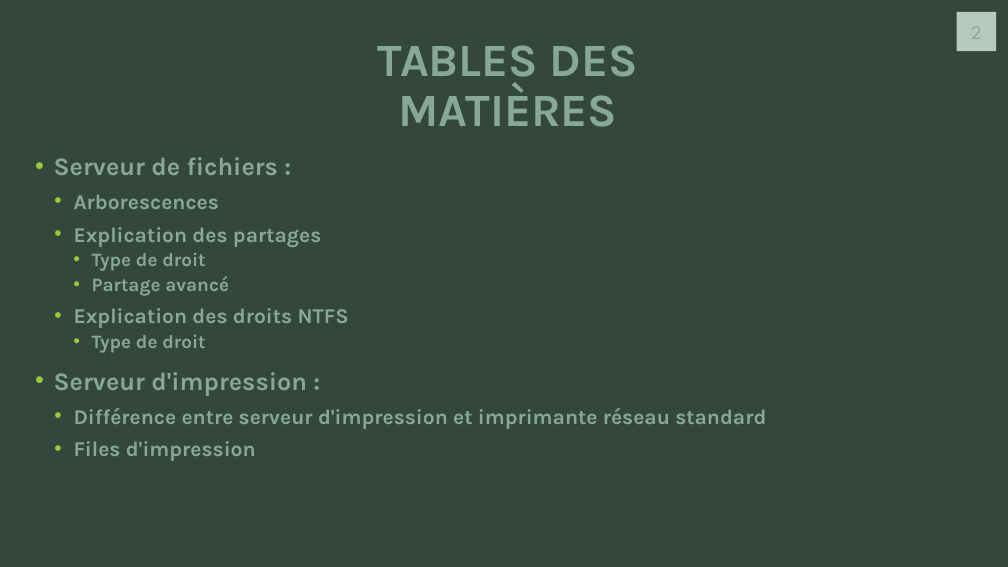
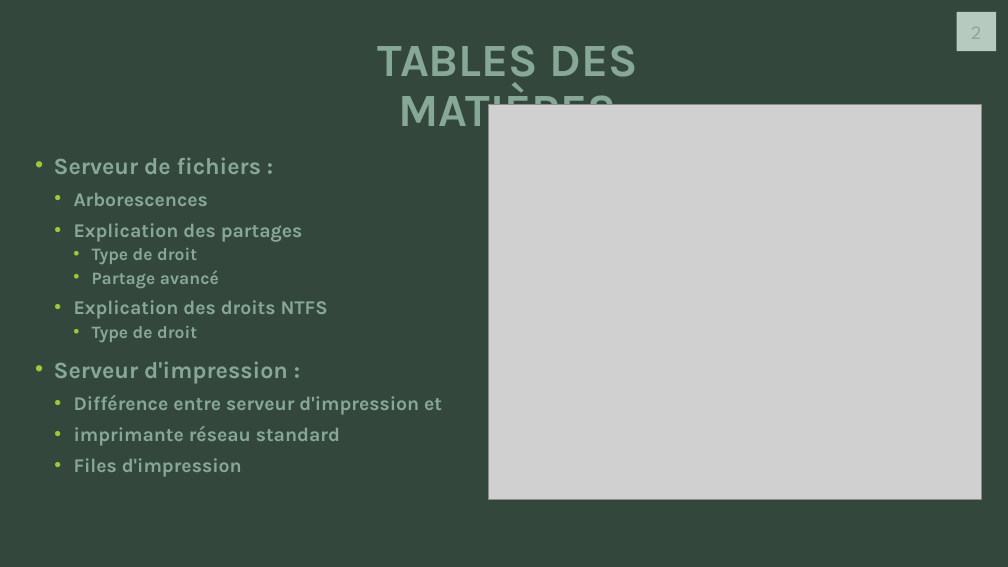
Before and after one commit to J0rg321/Serveur_Fichiers_ICT-123, a slide deck: slide 2 of SERVEUR ET FICHIERS D’IMPRESSION.pptx. Drawn at 1008x567 pixels with LibreOffice and Linux fonts; fonts in the diff are those of the drawing; grey boxes stand for pictures. Boxes give left, top, right and bottom in pixels: in the first picture for what was removed or moved away, otherwise in the second. Text is boxed around its words. In the diff, an @@ line names an element or a change of style, - is before the commit and + after.

```diff
--- a/SERVEUR ET FICHIERS D’IMPRESSION.pptx
+++ b/SERVEUR ET FICHIERS D’IMPRESSION.pptx
@@ picture added at box(488, 105, 982, 499) @@
@@ text at box(54, 157, 328, 477): size 24 to 22.2 pt in "Serveur de fichiers :", "Serveur d'impression :"; size 20 to 18.5 pt in "Arborescences", "Explication des partages", "Explication des droits NTFS", "Files d'impression"; size 18 to 16.6 pt in "Type de droit", "Partage avancé", "Type de droit" @@
@@ text at box(74, 395, 442, 446): text changed; size 20 to 18.5 pt @@
-  • Différence entre serveur d'impression et imprimante réseau standard
+  • Différence entre serveur d'impression et
+  • imprimante réseau standard
```
Also in this commit, not shown: 6 other slides changed.
